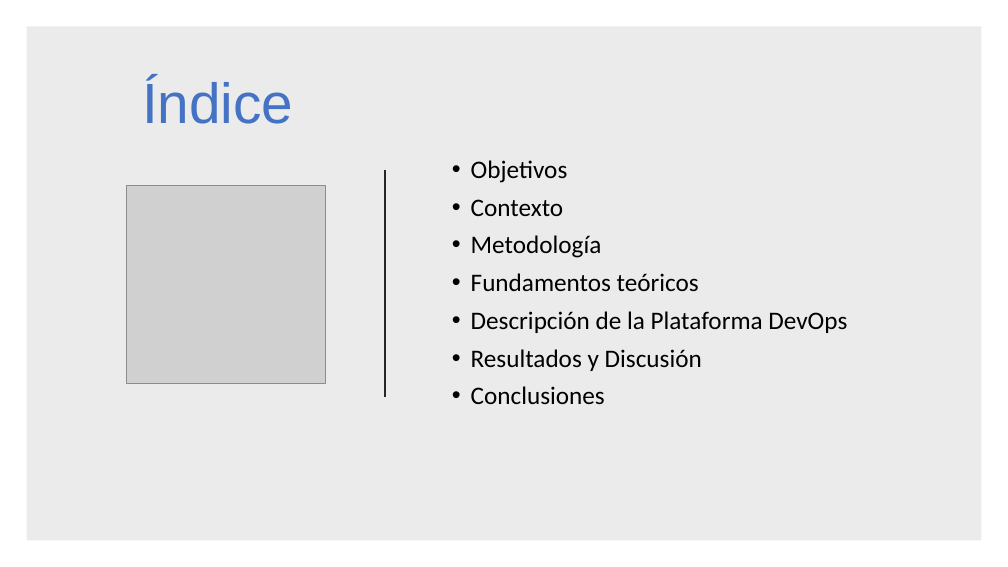
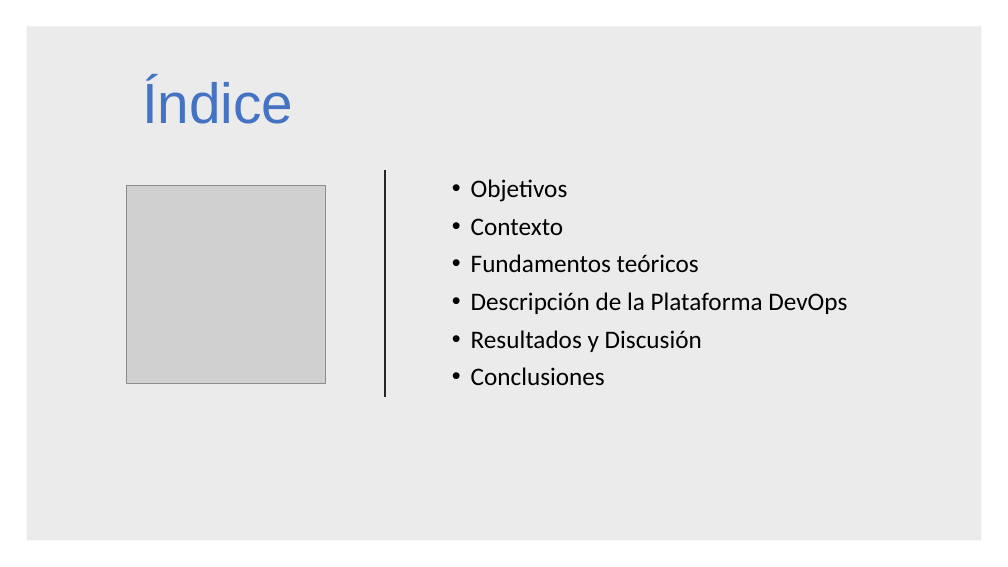
Before and after one commit to alfonsodiezramirez-upm/vagrant-ELK-edgeCluster, a slide deck: slide 2 of Presentación PFM.pptx. Drawn at 1008x567 pixels with LibreOffice and Linux fonts; fonts in the diff are those of the drawing; grey boxes stand for pictures. Boxes give left, top, right and bottom in pixels: in the first picture for what was removed or moved away, otherwise in the second. Text is boxed around its words. In the diff, an @@ line names an element or a change of style, - is before the commit and + after.

```diff
--- a/Presentación PFM.pptx
+++ b/Presentación PFM.pptx
@@ text at box(471, 235, 602, 258): paragraph removed @@
-• Metodología
```
Also in this commit, not shown: 1 other slide changed, 6 slides added.
